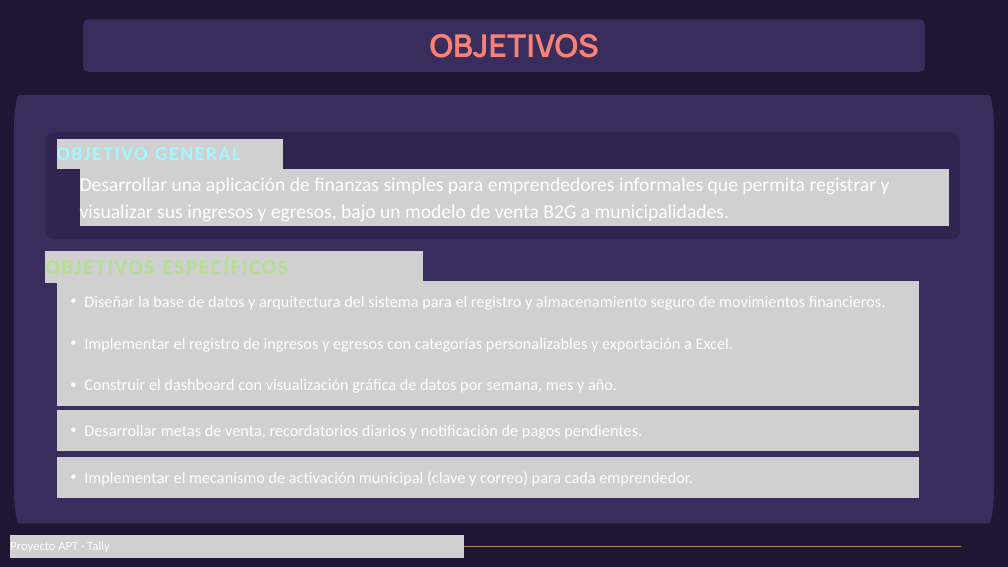
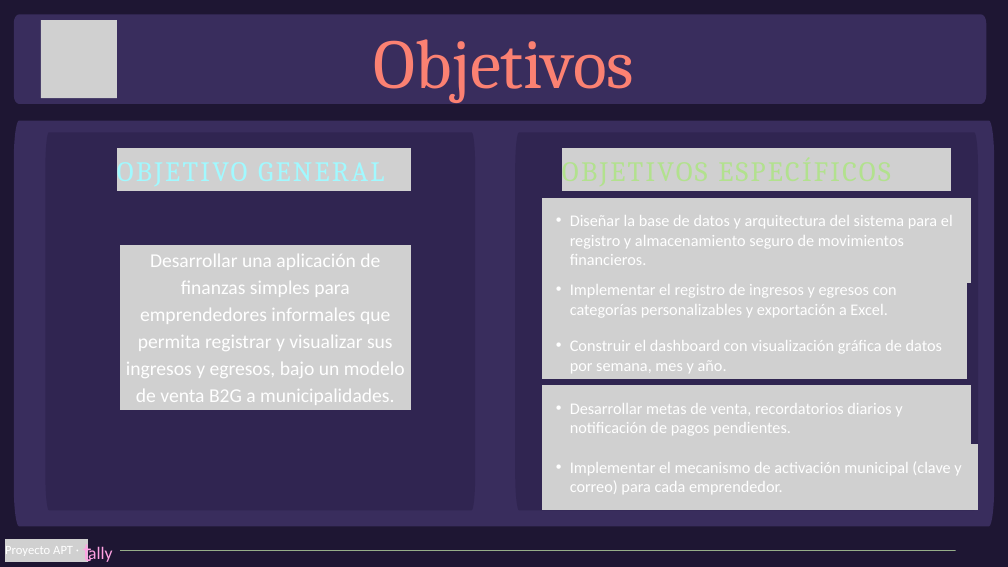
Before and after one commit to crcaniullan-commits/Tally, a slide deck: slide 5 of Docs/Tally.pptx. Drawn at 1008x567 pixels with LibreOffice and Linux fonts; fonts in the diff are those of the drawing; grey boxes stand for pictures. Boxes give left, top, right and bottom in pixels: in the first picture for what was removed or moved away, otherwise in the second. Text is boxed around its words. In the diff, an @@ line names an element or a change of style, - is before the commit and + after.

```diff
--- a/Docs/Tally.pptx
+++ b/Docs/Tally.pptx
@@ freeform shape: place and size @@
-freeform shape at <box>83,20,925,72</box>
+freeform shape at <box>14,15,986,104</box>
@@ picture added at <box>41,20,117,98</box> @@
@@ text at <box>374,39,634,103</box>: text changed; size 45 to 100 pt; font Manrope to Cambria; bold off @@
-OBJETIVOS
+Objetivos
@@ freeform shape: place and size @@
-freeform shape at <box>14,95,994,523</box>
+freeform shape at <box>14,120,994,526</box>
@@ freeform shape removed at <box>45,132,960,239</box> @@
@@ freeform shape added at <box>45,132,475,510</box>, fill #302551 @@
@@ picture: place and size @@
-picture at <box>56,139,283,169</box>
+picture at <box>117,148,411,192</box>
@@ freeform shape added at <box>515,132,978,510</box>, fill #302551 @@
@@ picture: place and size @@
-picture at <box>80,169,949,226</box>
+picture at <box>562,148,951,192</box>
@@ picture: place and size @@
-picture at <box>56,282,918,323</box>
+picture at <box>542,198,971,283</box>
@@ text "Diseñar la base de datos ..." rewrapped from <box>84,296,886,309</box> to <box>570,215,953,265</box> @@
@@ picture: place and size @@
-picture at <box>45,250,423,283</box>
+picture at <box>120,245,411,410</box>
@@ text "Desarrollar una aplicación de finanzas ...": place and size @@
-text "Desarrollar una aplicación de finanzas ..." at <box>80,178,890,221</box>
+text "Desarrollar una aplicación de finanzas ..." at <box>126,254,405,405</box>
@@ text "Desarrollar una aplicación de finanzas ..." at <box>126,254,405,405</box>: alignment left to centre @@
@@ picture: place and size @@
-picture at <box>56,323,918,364</box>
+picture at <box>542,267,967,333</box>
@@ text "Implementar el registro de ingresos ..." rewrapped from <box>84,338,733,351</box> to <box>570,284,897,317</box> @@
@@ picture: place and size @@
-picture at <box>56,365,918,406</box>
+picture at <box>542,333,967,379</box>
@@ text "Construir el dashboard con visualización ..." rewrapped from <box>84,379,617,392</box> to <box>570,340,942,373</box> @@
@@ text "Desarrollar metas de venta, recordatorios ..." rewrapped from <box>84,425,642,438</box> to <box>570,403,902,435</box> @@
@@ picture: place and size @@
-picture at <box>56,410,918,451</box>
+picture at <box>542,385,971,451</box>
@@ text "Implementar el mecanismo de activación ..." rewrapped from <box>84,472,693,485</box> to <box>570,462,961,494</box> @@
@@ picture: place and size @@
-picture at <box>56,457,918,498</box>
+picture at <box>542,445,978,511</box>
@@ picture: place and size @@
-picture at <box>11,535,464,558</box>
+picture at <box>5,539,88,562</box>
@@ text added at <box>83,539,92,567</box>, 37.8 pt, text #FFA2E3 @@
+t
@@ text at <box>5,546,73,554</box>: text changed @@
-Proyecto APT · Tally
+Proyecto APT ·
@@ text added at <box>88,546,112,562</box>, 25.2 pt, text #FFA2E3 @@
+ally
@@ line moved from (126, 546) - (961, 546) to (120, 550) - (956, 550) @@
@@ line (120, 550) - (956, 550): stroke #FFC160 0.75 pt to #D7FFB8 0.75 pt @@
```
Also in this commit, not shown: 8 other slides changed, 2 slides added, 2 slides removed, 1 other file.
